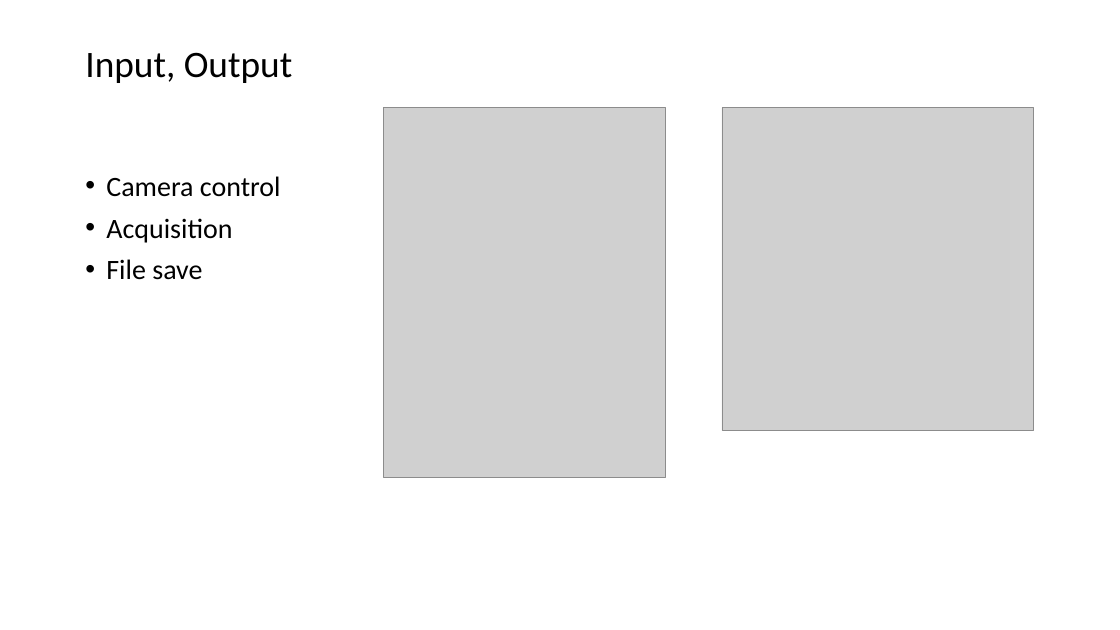
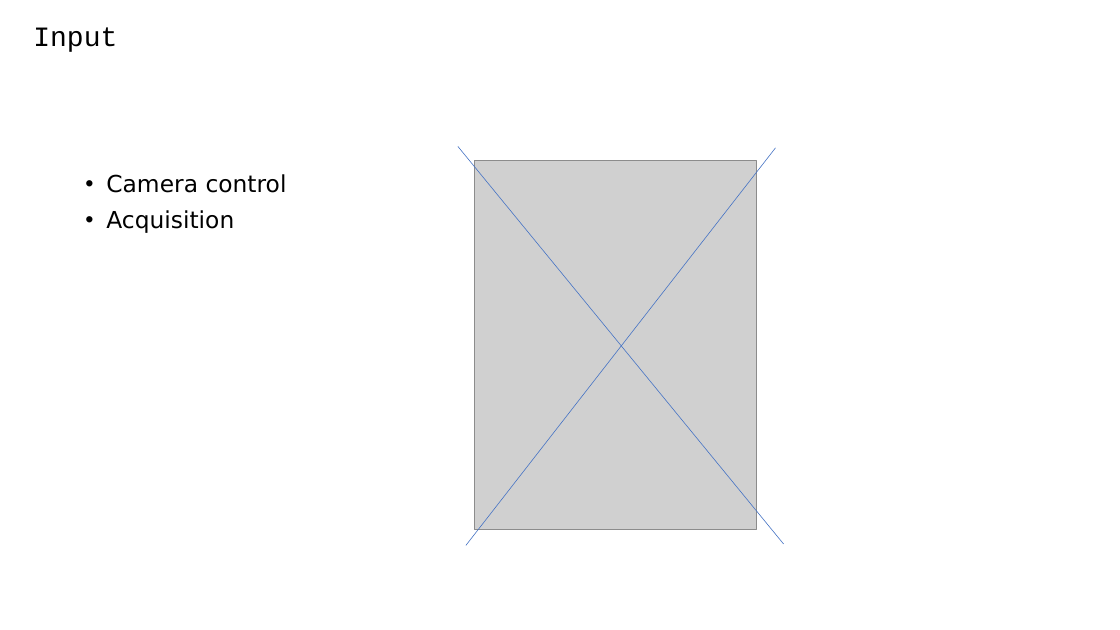
Before and after one commit to PolarizedLightFieldMicroscopy/Documents, a slide deck: slide 38 of LFI plugin/LFM Toolbox.pptx (slide 22 before the commit). Drawn at 1120x630 pixels with LibreOffice and Linux fonts; fonts in the diff are those of the drawing; grey boxes stand for pictures. Boxes give left, top, right and bottom in pixels: in the first picture for what was removed or moved away, otherwise in the second. Text is boxed around its words. In the diff, an @@ line names an element or a change of style, - is before the commit and + after.

```diff
--- a/LFI plugin/LFM Toolbox.pptx
+++ b/LFI plugin/LFM Toolbox.pptx
@@ title at box(33, 27, 117, 52): text changed; size 32 to 24 pt; font Calibri to Courier New @@
-Input, Output
+Input
@@ picture removed at box(723, 108, 1034, 431) @@
@@ line added from (784, 544) to (458, 146), #4472C4 0.5 pt @@
@@ line added from (466, 545) to (776, 148), #4472C4 0.5 pt @@
@@ text "Camera control" at box(106, 174, 287, 233): size 24 to 20 pt, font Calibri to DejaVu Sans @@
@@ picture: place and size @@
-picture at box(383, 108, 665, 477)
+picture at box(474, 160, 756, 529)
@@ text at box(106, 259, 202, 280): paragraph removed @@
-• File save
```
Also in this commit, not shown: 16 other slides changed, 23 slides added, 6 slides removed, 5 other files.
